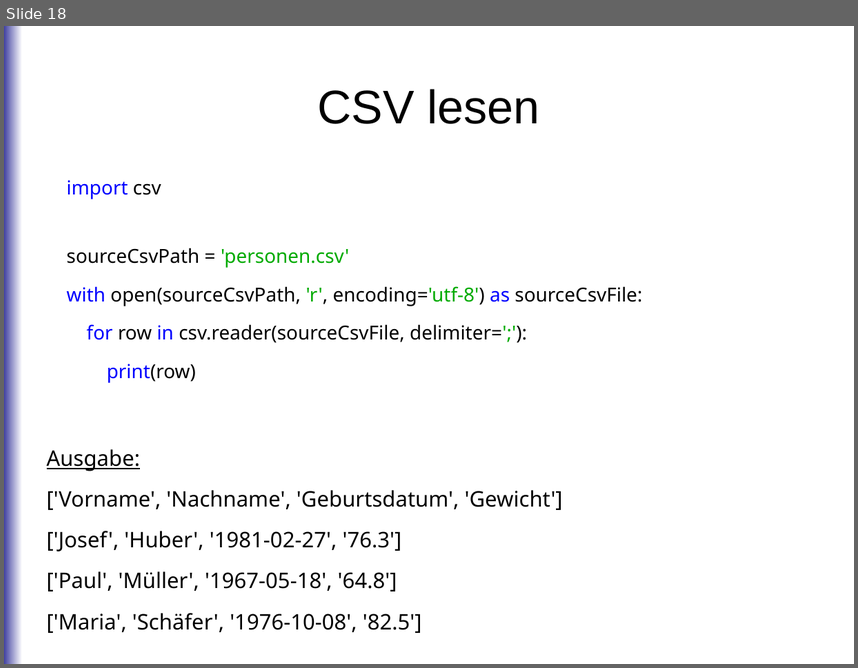
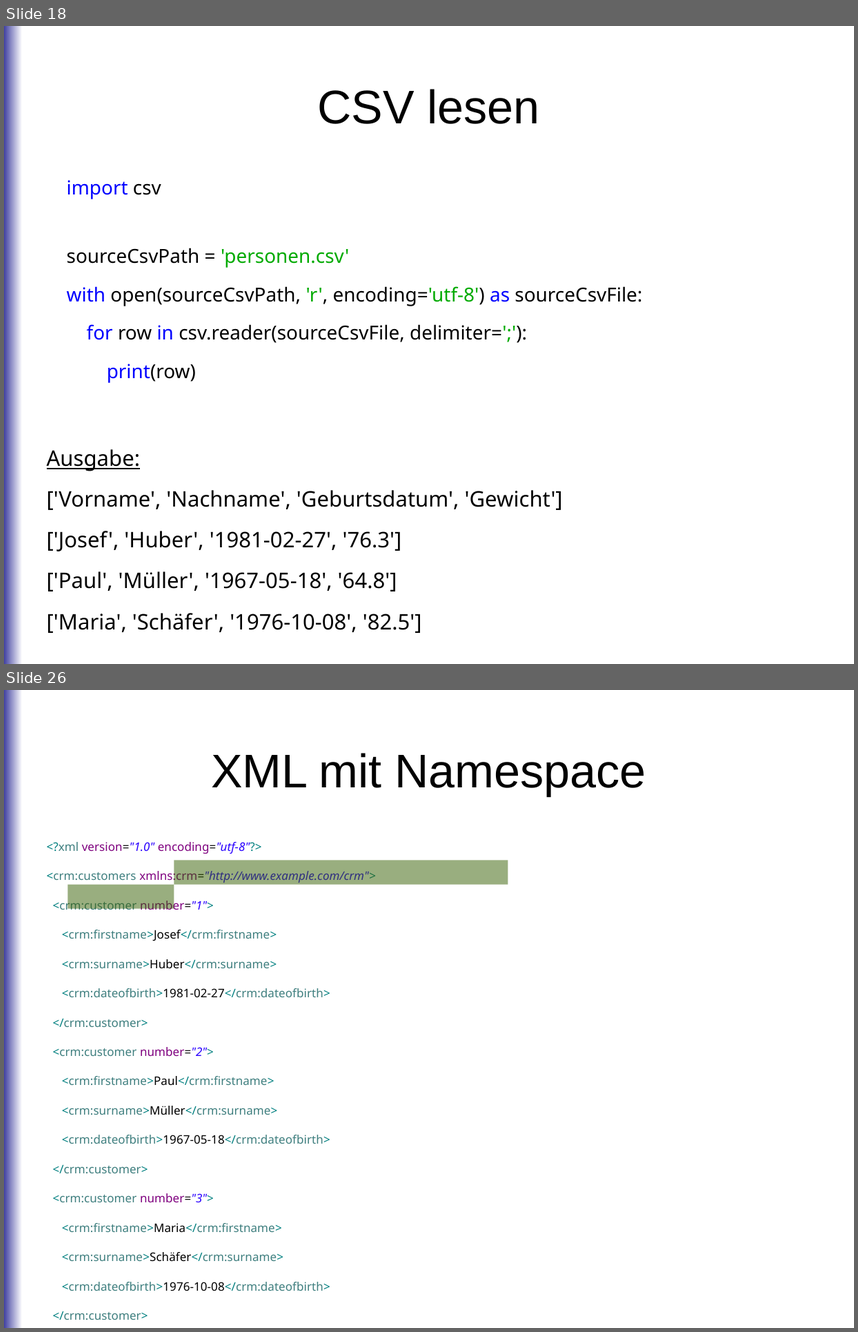
Before and after one commit to roskakori/talks, a slide deck: pygraz/readwrite/Daten schreiben und lesen mit Python.odp. Shown one above the other, each under a label of ours: slide 18 before the commit, slides 18 and 26 after it; the slides between them are not shown. The pictures are 858x668 and 858x1332 pixels, drawn with LibreOffice and Linux fonts; fonts in the diff are those of the drawing. Boxes give left, top, right and bottom in pixels: in the first picture for what was removed or moved away, otherwise in the second. Text is boxed around its words. In the diff, an @@ line names an element or a change of style, - is before the commit and + after.

Commit message:
* Added slides for binary, XML and JSON * Added example code to convert strings to date and float values.

```diff
--- a/pygraz/readwrite/Daten schreiben und lesen mit Python.odp
+++ b/pygraz/readwrite/Daten schreiben und lesen mit Python.odp
@@ slide 26 added at box(4, 690, 854, 1328), background #FFFFFF; not listed: 1 template element that a slide beside it also shows @@
@@ title added at box(211, 753, 646, 796), 44 pt, text #000000 @@
+XML mit Namespace
@@ text added at box(47, 842, 376, 1319), 11 pt, text #3F7F7F @@
+<?xml version="1.0" encoding="utf-8"?>
+<crm:customers xmlns:crm="http://www.example.com/crm">
+<crm:customer number="1">
+<crm:firstname>Josef</crm:firstname>
+<crm:surname>Huber</crm:surname>
+<crm:dateofbirth>1981-02-27</crm:dateofbirth>
+</crm:customer>
+<crm:customer number="2">
+<crm:firstname>Paul</crm:firstname>
+<crm:surname>Müller</crm:surname>
+<crm:dateofbirth>1967-05-18</crm:dateofbirth>
+</crm:customer>
+<crm:customer number="3">
+<crm:firstname>Maria</crm:firstname>
+<crm:surname>Schäfer</crm:surname>
+<crm:dateofbirth>1976-10-08</crm:dateofbirth>
+</crm:customer>
+</crm:customers>
@@ rectangle added at box(174, 860, 508, 884), fill #355E00 at 50% opacity @@
@@ rectangle added at box(68, 885, 174, 908), fill #355E00 at 50% opacity @@
```
Also in this commit, not shown: 27 other slides added, 1 other file.
